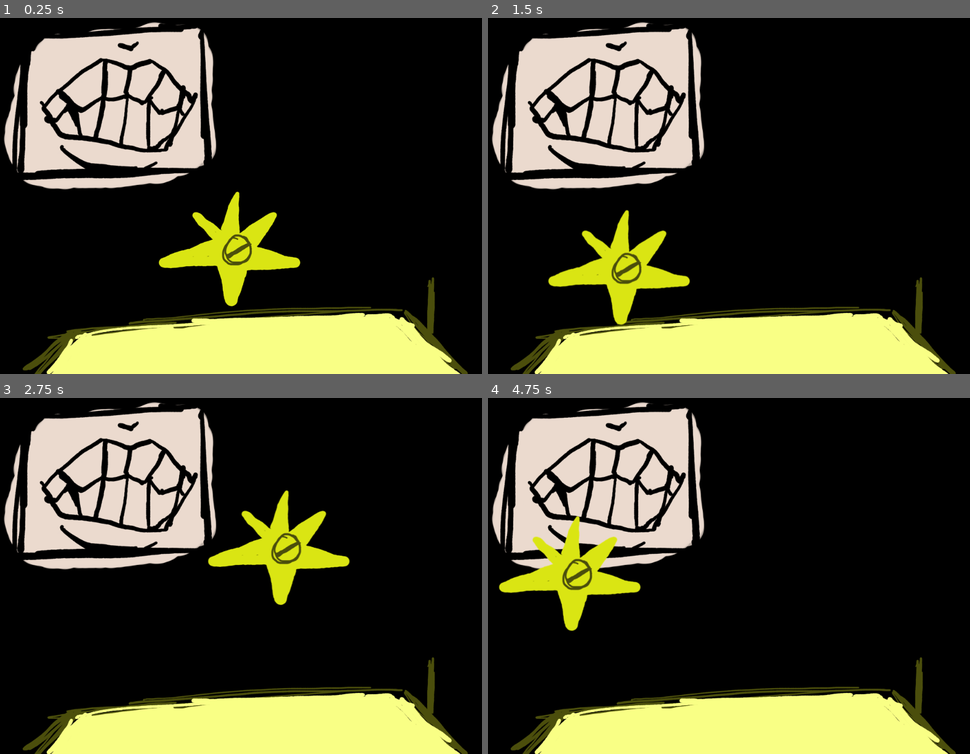
Above: before the commit, frames 1-4 (two rows, left to right).
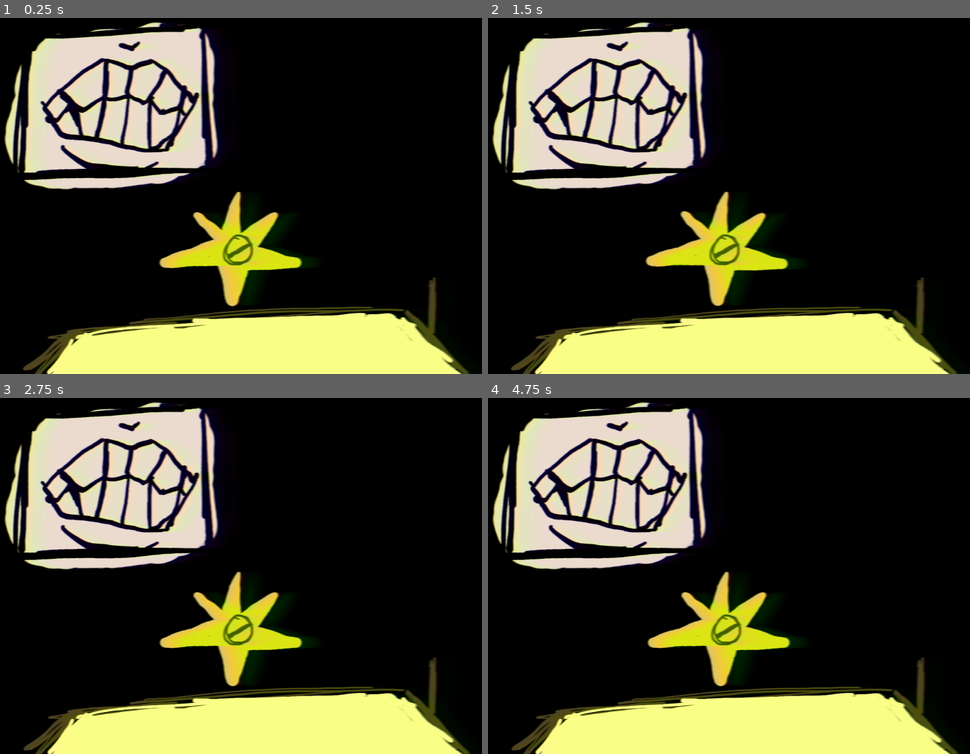
Above: after the commit, the same moments.

Repository: egomez-g/mascar-a
Game: Godot game, scene res://main.tscn
Two runs of this game, one before a commit and one after it. Both use one fixed random seed, a clock stepped at 60 frames per second and the inputs below. The engine's default icon, where the game draws it, is replaced by a stand-in: a white triangle on a blue panel in a dark square.
Inputs (mouse positions are in pixels of both pictures, inside the frame that each line leads up to):
- Up to frame 1 (0.25 s): no input
- Up to frame 2 (1.5 s): tap Enter at 0.5 s; move the mouse to (729, 245) at 0.52 s; click (729, 245) at 0.6 s; move the mouse to (632, 206) at 1.27 s; click (632, 206) at 1.35 s
- Up to frame 3 (2.75 s): move the mouse to (289, 487) at 2.02 s; click (289, 487) at 2.1 s
- Up to frame 4 (4.75 s): tap Space at 2.75 s; move the mouse to (704, 643) at 2.77 s; click (704, 643) at 2.85 s; move the mouse to (878, 625) at 3.52 s; click (878, 625) at 3.6 s; move the mouse to (579, 515) at 4.27 s; click (579, 515) at 4.35 s

The runs differ from the first frame. In frame 1, 8.6% of the frame differs, in the area x 0-98%, y 1-100%; in frame 2, 13%; in frame 3, 13%; in frame 4, 13%.

Commit message:
shader y drag and drop

Diff:
--- a/arrastrar.gd
+++ b/arrastrar.gd
@@ -3,24 +3,25 @@
 
 var selected:bool = false
 var ini_pos:Vector2
+var true_pos:Vector2
+var polla = 0
+var pos_raton = Vector2(0, 0)
 
-func _process(delta):
-	if (selected):
-		position = get_global_mouse_position()
+func _ready():
+	ini_pos = global_position
 
 func _on_area_2d_input_event(viewport: Node, event: InputEvent, shape_idx: int) -> void:
 	if Input.is_action_just_pressed("click_izq"):
-		print("pinfga")
 		selected = true
 		ini_pos = global_position
 	if Input.is_action_just_released("click_izq"):
 		selected = false
 		global_position = ini_pos
 
-# func _physics_process(delta: float) -> void:
-# 	if selected:
-# 		global_position = lerp(global_position, get_global_mouse_position(), 25 * delta)
-# 		look_at(get_global_mouse_position())
-# 	else:
-# 		global_position = lerp(global_position, ini_pos, 25 * delta)
-# 		rotation  = lerp_angle(rotation, 0, 5 * delta)
+func _physics_process(delta: float) -> void:
+	if selected:
+		global_position = lerp(global_position, get_global_mouse_position(), 25 * delta)
+		look_at(get_global_mouse_position())
+	else:
+		global_position = lerp(global_position, ini_pos, 25 * delta)
+		rotation  = lerp_angle(rotation, 0, 5 * delta)
--- /dev/null
+++ b/main.gdshader
@@ -0,0 +1,98 @@
+shader_type canvas_item;
+
+group_uniforms Wiggle;
+uniform float wiggle : hint_range(0.0, 1.5, 0.01) = 0.03;
+uniform float wiggle_speed : hint_range(0.0, 100.0, 1.0) = 25;
+group_uniforms Smear;
+uniform float smear : hint_range(0.0, 2.0) = 1.0;
+
+uniform sampler2D Source : hint_screen_texture, filter_linear_mipmap, repeat_disable;
+
+group_uniforms Blur;
+uniform int blur_samples : hint_range(3, 15, 1) = 15;
+
+float onOff(float a, float b, float c, float framecount) {
+    return step(c, sin((framecount * 0.001) + a * cos((framecount * 0.001) * b)));
+}
+
+vec2 jumpy(vec2 uv, float framecount) {
+    vec2 look = uv;
+    float window = 1.0 / (1.0 + 80.0 * (look.y - mod(framecount / 4.0, 1.0)) * (look.y - mod(framecount / 4.0, 1.0)));
+    look.x += 0.05 * sin(look.y * 10.0 + framecount) / 20.0 * onOff(4.0, 4.0, 0.3, framecount) * (0.5 + cos(framecount * 20.0)) * window;
+    float vShift = (0.1 * wiggle) * 0.4 * onOff(2.0, 3.0, 0.9, framecount) * (sin(framecount) * sin(framecount * 20.0) + (0.5 + 0.1 * sin(framecount * 200.0) * cos(framecount)));
+    look.y = mod(look.y - 0.01 * vShift, 1.0);
+    return look;
+}
+
+vec2 Circle(float Start, float Points, float Point) {
+    float Rad = (3.141592 * 2.0 * (1.0 / Points)) * (Point + Start);
+    return vec2(-(.3 + Rad), cos(Rad));
+}
+
+vec3 rgb2yiq(vec3 c) {
+    return vec3(
+        (0.2989 * c.x + 0.5959 * c.y + 0.2115 * c.z),
+        (0.5870 * c.x - 0.2744 * c.y - 0.5229 * c.z),
+        (0.1140 * c.x - 0.3216 * c.y + 0.3114 * c.z)
+    );
+}
+
+vec3 yiq2rgb(vec3 c) {
+    return vec3(
+        (1.0 * c.x + 1.0 * c.y + 1.0 * c.z),
+        (0.956 * c.x - 0.2720 * c.y - 1.1060 * c.z),
+        (0.6210 * c.x - 0.6474 * c.y + 1.7046 * c.z)
+    );
+}
+
+vec3 Blur(vec2 uv, float d, int samples) {
+    vec3 sum = vec3(0.0);
+    float W = 1.0 / float(samples);
+    for (int i = 0; i < samples; ++i) {
+        float t = (sin(TIME * 5.0 + uv.y * 5.0)) / 10.0;
+
+        t = 0.0;
+        vec2 PixelOffset = vec2(d + 0.0005 * t, 0);
+
+        float Start = 2.0 / float(samples);
+        vec2 Scale = 0.66 * 4.0 * 2.0 * PixelOffset.xy;
+
+        vec3 N = texture(Source, uv + Circle(Start, float(samples), float(i)) * Scale).rgb;
+        sum += N * W;
+    }
+    return sum;
+}
+
+void fragment() {
+    vec2 uv = UV;
+
+    float d=0.1-round(mod(TIME/3.0,1.0))*.1;;
+    uv = jumpy(uv, mod(TIME * wiggle_speed, 7.0));
+
+    float s = 0.0001 * -d + 0.0001 * wiggle *(sin(TIME * wiggle_speed));
+    float e = min(.30,pow(max(0.0,cos(uv.y*4.0+.3)-.75)*(s+0.5)*1.0,3.0))*25.0;
+    float r = (250.0*(2.0*s));
+    uv.x += abs(r*pow(min(.003,(-uv.y+(.01*mod(TIME, 5.0))))*3.0,2.0)) * wiggle;
+
+    d = 0.051+abs(sin(s/4.0));
+    float c = max(0.0001,.002*d) * smear;
+    vec4 final;
+
+    final.rgb = Blur(uv, c + c * uv.x, blur_samples);
+    float y = rgb2yiq(final.rgb).r;
+
+    uv.x += 0.01 * d;
+    c *= 6.0;
+    final.rgb = Blur(uv, c, blur_samples);
+    float i = rgb2yiq(final.rgb).g;
+
+    uv.x += 0.005 * d;
+    c *= 2.50;
+    final.rgb = Blur(uv, c, blur_samples);
+    float q = rgb2yiq(final.rgb).b;
+    final.rgb = yiq2rgb(vec3(y, i, q)) - pow(s + e * 2.0, 3.0);
+
+    final.a = 1.0;
+
+    COLOR = final;
+}
--- a/main.tscn
+++ b/main.tscn
@@ -7,6 +7,7 @@
 [ext_resource type="Texture2D" uid="uid://bumorvq50mttq" path="res://espirites/dealer.png" id="4_lquwl"]
 [ext_resource type="Texture2D" uid="uid://cuy5f0k4e68sh" path="res://espirites/objeto.png" id="5_7mycd"]
 [ext_resource type="Script" uid="uid://cs2ovra0ro4l1" path="res://arrastrar.gd" id="6_272bh"]
+[ext_resource type="Shader" uid="uid://cua4nccfij05v" path="res://main.gdshader" id="8_5vw27"]
 
 [sub_resource type="Animation" id="Animation_7mycd"]
 length = 0.001
@@ -45,7 +46,14 @@
 }
 
 [sub_resource type="RectangleShape2D" id="RectangleShape2D_5vw27"]
-size = Vector2(200, 200)
+size = Vector2(306, 276)
+
+[sub_resource type="ShaderMaterial" id="ShaderMaterial_kek77"]
+shader = ExtResource("8_5vw27")
+shader_parameter/wiggle = 0.03
+shader_parameter/wiggle_speed = 25.0
+shader_parameter/smear = 1.0
+shader_parameter/blur_samples = 15
 
 [node name="main" type="Node2D" unique_id=2143314829]
 script = ExtResource("1_lquwl")
@@ -79,8 +87,26 @@
 [node name="Area2D" type="Area2D" parent="spriteObjeto" unique_id=862192891]
 
 [node name="CollisionShape2D" type="CollisionShape2D" parent="spriteObjeto/Area2D" unique_id=2031956084]
-position = Vector2(0, 120)
+position = Vector2(-15, 97)
 shape = SubResource("RectangleShape2D_5vw27")
+
+[node name="shader" type="Control" parent="." unique_id=1616113870]
+custom_minimum_size = Vector2(1024, 768)
+layout_mode = 3
+anchors_preset = 0
+offset_right = 1024.0
+offset_bottom = 768.0
+mouse_filter = 2
+
+[node name="ColorRect" type="ColorRect" parent="shader" unique_id=835931637]
+material = SubResource("ShaderMaterial_kek77")
+layout_mode = 1
+anchors_preset = 15
+anchor_right = 1.0
+anchor_bottom = 1.0
+grow_horizontal = 2
+grow_vertical = 2
+mouse_filter = 2
 
 [connection signal="animation_finished" from="dealer/AnimationPlayer" to="." method="_on_dealer_animation_finished"]
 [connection signal="input_event" from="spriteObjeto/Area2D" to="spriteObjeto" method="_on_area_2d_input_event"]
